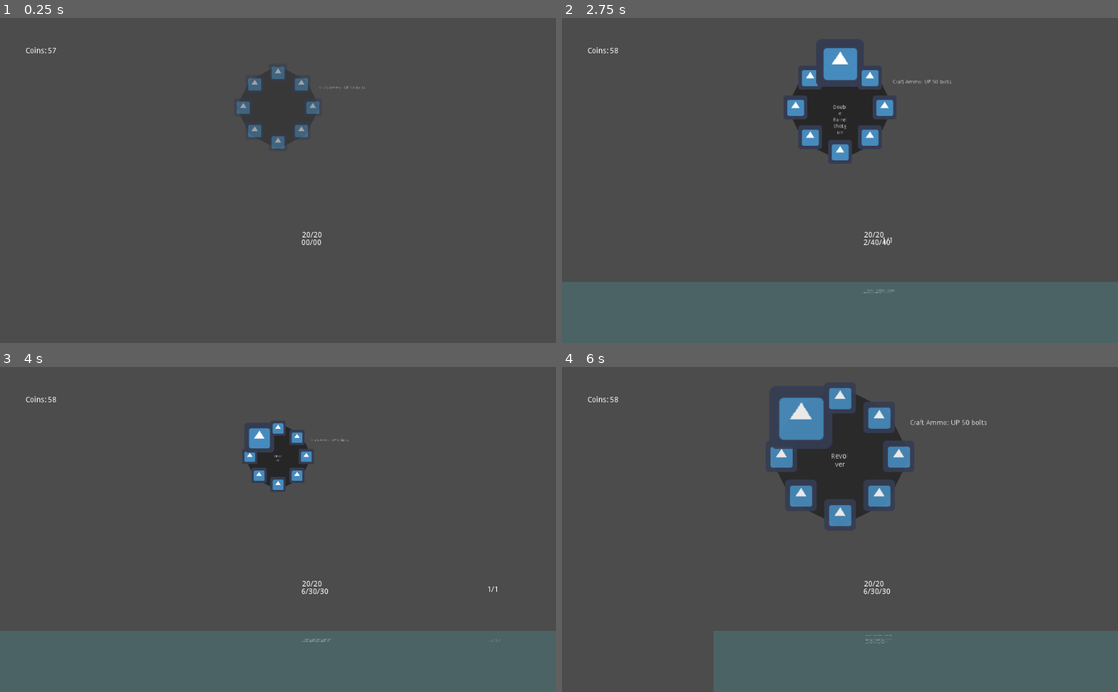
Above: before the commit, frames 1-4 (two rows, left to right).
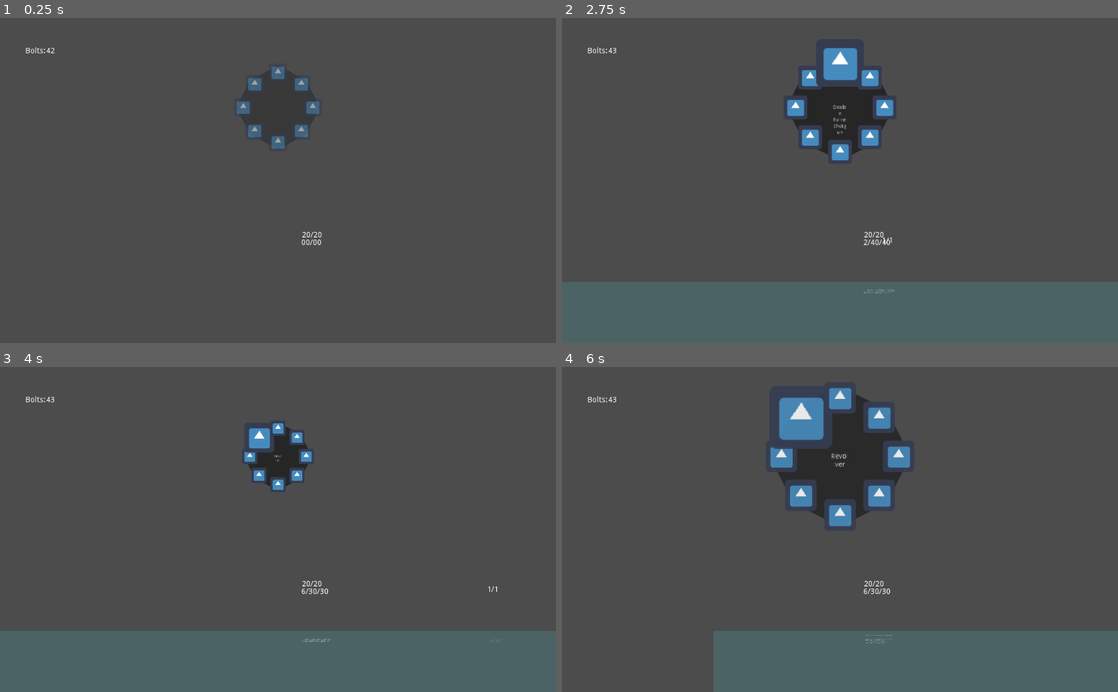
Above: after the commit, the same moments.

Repository: Galomortal47/Metroidvania
Game: Godot game, scene res://Test/Test.tscn
Two runs of this game, one before a commit and one after it. Both use one fixed random seed, a clock stepped at 60 frames per second and the inputs below. The project has no main scene, so this scene is started directly. The engine's default icon, where the game draws it, is replaced by a stand-in: a white triangle on a blue panel in a dark square.
Inputs (mouse positions are in pixels of both pictures, inside the frame that each line leads up to):
- Up to frame 1 (0.25 s): no input
- Up to frame 2 (2.75 s): tap Enter (ui_accept) at 0.5, 0.77, 1.52 s; move the mouse to (962, 164) at 0.52 s; hold Right (ui_right) 0.53-1.28 s; hold Z (ui_select) 0.53-1.28 s; move the mouse to (728, 196) at 1.27 s; hold Down (ui_down) 1.28-2.03 s; tap Z (ui_select) at 1.35 s; move the mouse to (895, 109) at 2.02 s; hold Right (ui_right) from 2.03 s (still down); hold Z (ui_select) from 2.03 s (still down)
- Up to frame 3 (4 s): move the mouse to (250, 594) at 2.77 s; release Right (ui_right) at 2.78 s; release Z (ui_select) at 2.78 s; hold Up (ui_up) 2.78-3.53 s; tap Z (ui_select) at 2.85 s; tap Enter (ui_accept) at 3.02, 3.77 s; move the mouse to (444, 578) at 3.52 s; hold Left (ui_left) from 3.53 s (still down); hold Z (ui_select) from 3.53 s (still down)
- Up to frame 4 (6 s): move the mouse to (673, 480) at 4.27 s; release Z (ui_select) at 4.28 s; tap Z (ui_select) at 4.35, 5.85 s; tap Enter (ui_accept) at 4.52 s; move the mouse to (867, 529) at 5.02 s; release Left (ui_left) at 5.03 s; hold Down (ui_down) 5.03-5.78 s; hold Z (ui_select) 5.03-5.78 s; move the mouse to (756, 448) at 5.77 s; hold Right (ui_right) from 5.78 s (still down)

The runs differ from the first frame. In frame 1, less than 0.1% of the frame differs, in the area x 4-66%, y 8-22%; in frame 2, 0.1%; in frame 3, less than 0.1%; in frame 4, 0.2%, in the area x 4-77%, y 8-18%.

Commit message:
more stuff

Diff:
--- /dev/null
+++ b/Scripts/Bolts Particles.gd
@@ -0,0 +1,5 @@
+extends AnimationPlayer
+
+func _on_Number_text_changed(new_text):
+	play("collected")
+	pass # Replace with function body.
--- a/Scripts/Enemy.gd
+++ b/Scripts/Enemy.gd
@@ -10,6 +10,8 @@
 export var damage = 5
 export var health = 20
 var stun = false
+var boltspawner = preload("bolt_spawner.gd").new()
+var attack = Vector2(60,0)
 
 func _ready():
 	$Health.health = health
@@ -31,19 +33,25 @@
 
 #virar raycast em direçao ao jogador se mover ate ele
 func hunt_player():
+	$Damage.set_cast_to(attack)
 	if $Vision.is_colliding():
 		if $Vision.get_collider().is_in_group("player"):
 			$Vision.rotate(get_angle_to($Vision.get_collider().get_position()) - $Vision.get_rotation() - 1.57)
 			if $Vision.get_collider().get_position().x - get_position().x > 0:
 				if motion.x < max_speed:
 					motion.x += speed
-				$Damage.set_cast_to(Vector2(60,0))
+				attack.x = 60
 			else:
 				if motion.x > -max_speed:
 					motion.x -= speed
-				$Damage.set_cast_to(Vector2(-60,0))
-			if $Vision.get_collider().get_position().y - get_position().y < -100:
-				motion.y += -jump
+				attack.x = -60
+			if $Vision.get_collider().get_position().y - get_position().y < -30:
+				attack.y = -60
+				motion.y = -jump
+			elif $Vision.get_collider().get_position().y - get_position().y < 30:
+				attack.y = 60
+			else:
+				attack.y = 0
 	else:
 		motion.x *= drag
 
@@ -62,6 +70,7 @@
 # verifica a vida do inimigo e o destruir caso ela seja igual ou menor que 0
 func die():
 	if get_node("Health").health <= 0:
+		boltspawner.bolt_spawn(50,get_tree().get_root(),get_position())
 		queue_free()
 
 
--- a/Scripts/Shop.gd
+++ b/Scripts/Shop.gd
@@ -5,11 +5,9 @@
 func _process(delta):
 	if Input.is_action_just_pressed("ui_up"):
 		if Input.is_action_pressed("ui_select"):
-			var data = int(get_node("/root/Test/Coins/Number").get_text())
+			var data = int(get_parent().get_parent().get_node("Coins/Number").get_text())
 			if data >= price:
-				if has_node("/root/Test/Coins/Number"):
-					get_node("/root/Test/Coins/Number").set_text(str(data-price))
-				if has_node("/root/Test/Player"):
-					get_node("/root/Test/Player/Weapons").get_child(get_node("/root/Test/Player/Menu Items").a).ammo = get_node("/root/Test/Player/Weapons").get_child(get_node("/root/Test/Player/Menu Items").a).ammo_max
+				get_parent().get_parent().get_node("Coins/Number").set_text(str(data-price))
+				get_parent().get_parent().get_node("Weapons").get_child(get_parent().a).ammo = get_parent().get_parent().get_node("Weapons").get_child(get_parent().a).ammo_max
 	#$Label.set_text("Buy Ammo X: " + str(get_parent().get_parent().get_node("Weapons/Label").get_text()))
 #	pass
--- a/Scripts/bolt_spawner.gd
+++ b/Scripts/bolt_spawner.gd
@@ -4,7 +4,7 @@
 var bolt_number = 7
 var ramdom_pos = 30
 
-func bolt_spawn(var bolt_number, var node, pos):
+func bolt_spawn(var bolt_number, var node, var pos):
 	for i in range(0,bolt_number):
 			var bolts =  load(bolt_path)
 			var bolt_instance = bolts.instance()
--- a/assets/Coins.tscn
+++ b/assets/Coins.tscn
@@ -1,18 +1,25 @@
 [gd_scene format=2]
 
 [node name="Coins" type="CanvasLayer"]
-editor/display_folded = true
 
-[node name="Coins" type="Label" parent="."]
+[node name="Bolts" type="Label" parent="."]
 margin_left = 46.8655
 margin_top = 54.0756
 margin_right = 129.865
 margin_bottom = 68.0756
-text = "Coins:"
+text = "Bolts:"
 
 [node name="Number" type="Label" parent="."]
-margin_left = 88.4462
-margin_top = 54.0756
-margin_right = 171.446
-margin_bottom = 68.0756
-text = "100"
+margin_left = 85.4913
+margin_top = 53.5819
+margin_right = 143.491
+margin_bottom = 77.5819
+text = "0"
+
+[node name="Label" type="Label" parent="."]
+modulate = Color( 1, 1, 1, 0 )
+margin_left = 91.9864
+margin_top = 82.3697
+margin_right = 131.986
+margin_bottom = 96.3697
+text = "+1"
--- a/assets/Player.tscn
+++ b/assets/Player.tscn
@@ -7,12 +7,11 @@
 [ext_resource path="res://Scripts/Reload.gd" type="Script" id=5]
 [ext_resource path="res://Scripts/Menu Items.gd" type="Script" id=6]
 [ext_resource path="res://icon.png" type="Texture" id=7]
-[ext_resource path="res://Scripts/Shop.gd" type="Script" id=8]
-[ext_resource path="res://Scripts/Load_Minigame.gd" type="Script" id=9]
-[ext_resource path="res://Scripts/Block.gd" type="Script" id=10]
-[ext_resource path="res://assets/Coins.tscn" type="PackedScene" id=11]
-[ext_resource path="res://Scripts/Coins.gd" type="Script" id=12]
-[ext_resource path="res://Scripts/Save.gd" type="Script" id=13]
+[ext_resource path="res://Scripts/Load_Minigame.gd" type="Script" id=8]
+[ext_resource path="res://Scripts/Block.gd" type="Script" id=9]
+[ext_resource path="res://assets/Coins.tscn" type="PackedScene" id=10]
+[ext_resource path="res://Scripts/Coins.gd" type="Script" id=11]
+[ext_resource path="res://Scripts/Save.gd" type="Script" id=12]
 
 [sub_resource type="RectangleShape2D" id=1]
 extents = Vector2( 15, 30 )
@@ -617,7 +616,6 @@
 script = ExtResource( 5 )
 
 [node name="Menu Items" type="CanvasLayer" parent="."]
-editor/display_folded = true
 script = ExtResource( 6 )
 
 [node name="Menu" type="Node2D" parent="Menu Items"]
@@ -669,17 +667,6 @@
 align = 1
 autowrap = true
 
-[node name="Shop" type="Node2D" parent="Menu Items/Menu"]
-position = Vector2( -512, -165 )
-script = ExtResource( 8 )
-
-[node name="Label" type="Label" parent="Menu Items/Menu/Shop"]
-margin_left = 655.0
-margin_top = 90.0
-margin_right = 742.0
-margin_bottom = 104.0
-text = "Craft Ammo: UP 50 bolts"
-
 [node name="Menu Anim" type="AnimationPlayer" parent="Menu Items"]
 anims/close = SubResource( 5 )
 anims/closed = SubResource( 6 )
@@ -704,6 +691,7 @@
 position = Vector2( 51.392, -56.7652 )
 points = PoolVector2Array( 0, 0, 0, 10 )
 default_color = Color( 1, 1, 1, 0.501961 )
+texture_mode = 0
 
 [node name="Line2D3" type="Line2D" parent="Load_Minigame"]
 position = Vector2( 3.95837, -61.2451 )
@@ -731,8 +719,8 @@
 [node name="block" type="AnimationPlayer" parent="Block"]
 anims/block = SubResource( 13 )
 
-[node name="Coins" parent="." instance=ExtResource( 11 )]
+[node name="Coins" parent="." instance=ExtResource( 10 )]
+script = ExtResource( 11 )
+
+[node name="Save" type="Node" parent="."]
 script = ExtResource( 12 )
-
-[node name="Save" type="Node" parent="."]
-script = ExtResource( 13 )
--- a/save.json
+++ b/save.json
@@ -1 +1 @@
-{"hp":20,"level":"res://Levels/Test.tscn","money":57,"position_x":0,"position_y":0,"score":100}
+{"hp":20,"level":"res://Levels/Test.tscn","money":42,"position_x":0,"position_y":0,"score":100}
Not shown: 3 places in assets/Player.tscn that only renumber resources
